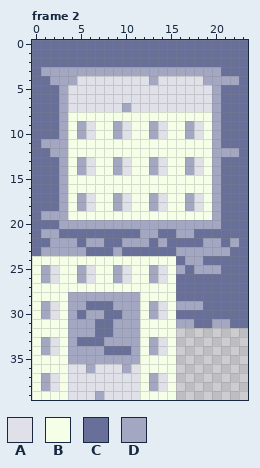
Pixel-art file: Assets/Resources/Sprites/Tilesets/kitchen.aseprite. Above, as it was before the edit.
24x40 pixels, 2 frames. Shown: frame 2.
Palette (. is transparent): A #dfe0e8  B #f5ffe8  C #686f99  D #a3a7c2
Pixels before, frame 2, first column x 0:
 0 CCCCCCCCCCCCCCCCCCCCCCCC
 1 CCCCCCCCCCCCCCCCCCCCCCCC
 2 CCCCCCCCCCCCCCCCCCCCCCCC
 3 CDDDDDDDDDDDDDDDDDDDDCCC
 4 CCDDDAAAAAAAADAAAAADDDDC
 5 CCCDAAAAAAAAAAAAAAAADCCC
 6 CCCDAAAAAAAAAAAAAAAADCCC
 7 CCCDAAAAAADAAAAAAAAADCCC
 8 CCCDBBBBBBBBBBBBBBBBDCCC
 9 CCCDBDABBDABBDABBDABDCCC
10 CCCDBDABBDABBDABBDABDCCC
11 CDDDBBBBBBBBBBBBBBBBDCCC
12 CCDDBBBBBBBBBBBBBBBBDDDC
13 CCCDBDABBDABBDABBDABDCCC
14 CCCDBDABBDABBDABBDABDCCC
15 CCCDBBBBBBBBBBBBBBBBDCCC
16 CCCDBBBBBBBBBBBBBBBBDCCC
17 CCCDBDABBDABBDABBDABDCCC
18 CCCDBDABBDABBDABBDABDCCC
19 CDDDBBBBBBBBBBBBBBBBDCCC
20 CCCDDDDDDDDDDDDDDDDDDCCC
21 CDDCCCCCCCCCDDCCDDCCCCCC
22 CCDDDCDDCCDDDCDCCCCDDCDC
23 CDDDDDCCCDCCCCCCDDDDDDCC
24 BBBBBBBBBBBBBBBBCDDCCCCC
25 BDABBDABBDABBDABDCDDDCCC
26 BDABBDABBDABBDABCCCCCCCC
27 BBBBBBBBBBBBBBBBCCCCCCCC
28 BBBBDDDDDDDDBBBBCCCCCCCC
29 BDABDDCCCDDDBDABDDDCCCCC
30 BDABDCDDCCDDBDABCCCCCCCC
31 BBBBDDDCCDDDBBBBDDCCDDCC
32 BBBBDDDCCDDDBBBB........
33 BDABDCCCDDDDBDAB........
34 BDABDDDDCCCDBDAB........
35 BBBBDDDDDDDDBBBB........
36 BBBBAADAAADABBBB........
37 BDABAAAAAAAABDAB........
38 BDABAAAAAAAABDAB........
39 BBBBAAADAAAABBBB........
After the commit:
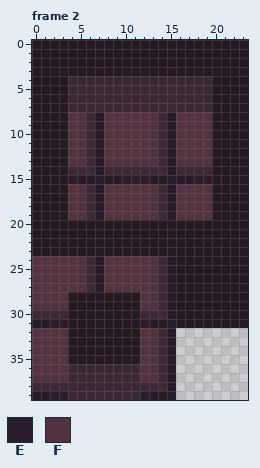
Colours new in this view: E #291d2b  F #52333f
The exact change:
colour A: #dfe0e8 -> #3d2936
colour C: #686f99 -> #261a22
Changed rows in their new state; - is a pixel that keeps its letter.
Frame 2:
first column x 0:
 3 -CCCCCCCCCCCCCCCCCCCC--
 4 --CCA--------A-----ACCC
 5 ---C----------------C--
 6 ---C----------------C--
 7 ---C------A---------C--
 8 ---CFFAEFFFFFFAEFFFFC--
 9 ---CFF-EFFFFFF-EFFFFC--
10 ---CFF-EFFFFFF-EFFFFC--
11 -CCCFFAEFFFFFFAEFFFFC--
12 --CCFFAEFFFFFFAEFFFFCCC
13 ---CFF-EFFFFFF-EFFFFC--
14 ---CAA-EAA-AAA-EAA-AC--
15 ---CEEEEEEEEEEEEEEEEC--
16 ---CFFAEFFFFFFAEFFFFC--
17 ---CFF-EFFFFFF-EFFFFC--
18 ---CFF-EFFFFFF-EFFFFC--
19 -CCCFFAEFFFFFFAEFFFFC--
20 ---CCCCCCCCCCCCCCCCCC--
21 -CC---------CC--CC-----
22 --CCC-CC--CCC-C----CC-C
23 -CCCCC---C------CCCCCC-
24 FFFFFFAEFFFFFFAE-CC----
25 FFFFFF-EFFFFFF-EC-CCC--
26 FFFFFF-EFFFFFF-E-------
27 FFFFFFAEFFFFFFAE-------
28 FFFFCCCCCCCCFFAE-------
29 FFFFCC---CCCFF-ECCC----
30 AA-AC-CC--CCAA-E-------
31 EEEECCC--CCCEEEECC--CC-
32 FFFFCCC--CCCFFAE-------
33 FFFFC---CCCCFF-E-------
34 FFFFCCCC---CFF-E-------
35 FFFFCCCCCCCCFFAE-------
36 FFFF--A---A-FFAE-------
37 FFFF--------FF-E-------
38 AA-A--------AA-E-------
39 EEEE---A----EEEE-------
Boxes around the changes in both pictures, in picture pixels (x1, y1, x2, y2):
changed: (32, 40, 248, 400)
